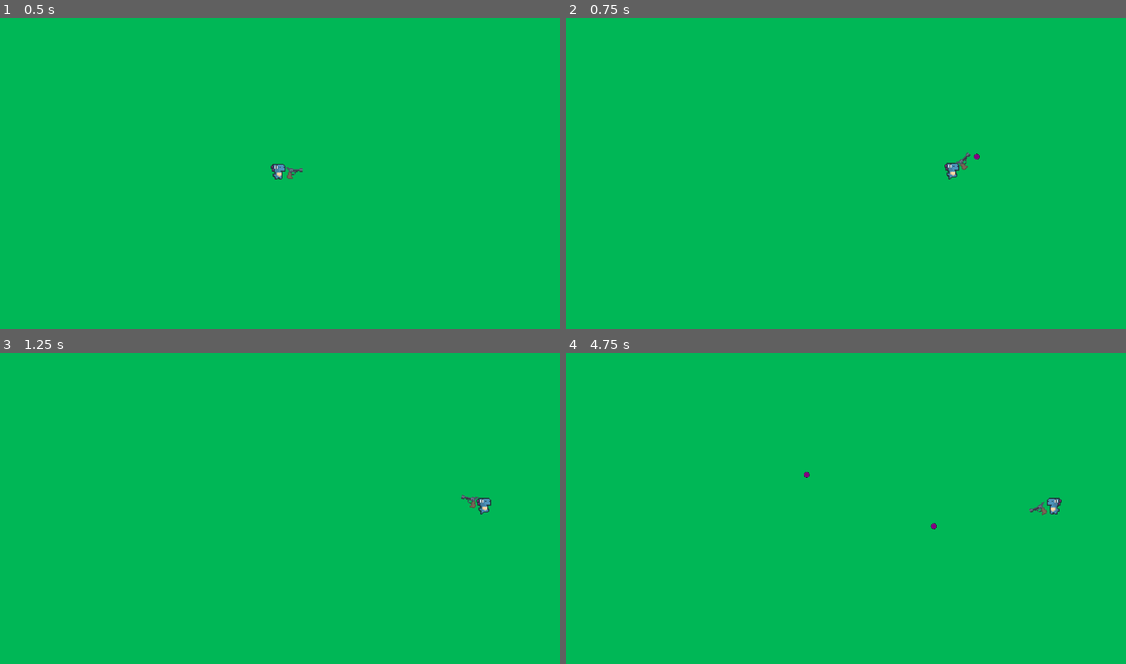
Above: before the commit, frames 1-4 (two rows, left to right).
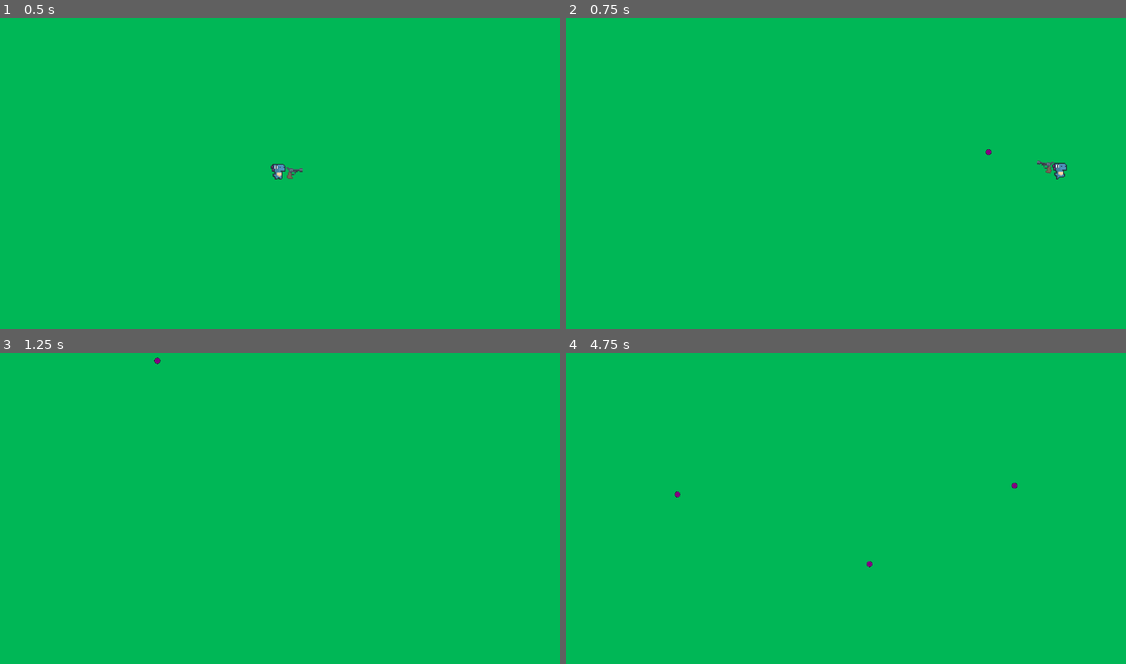
Above: after the commit, the same moments.

Repository: zeezer-xd/Hungry-Cheetah
Game: Godot game, scene res://Scenes/game_scene.tscn
Two runs of this game, one before a commit and one after it. Both use one fixed random seed, a clock stepped at 60 frames per second and the inputs below.
Inputs (mouse positions are in pixels of both pictures, inside the frame that each line leads up to):
- Up to frame 1 (0.5 s): no input
- Up to frame 2 (0.75 s): move the mouse to (969, 154) at 0.52 s; hold D (move_right) from 0.53 s (still down); tap Space (dash) at 0.6 s; click (969, 154) at 0.67 s
- Up to frame 3 (1.25 s): keep holding D (move_right)
- Up to frame 4 (4.75 s): release D (move_right) at 1.25 s; drag from (734, 520) to (818, 567) at 1.27 s; move the mouse to (902, 436) at 2.02 s; hold D (move_right) 2.03-2.75 s; tap Space (dash) at 2.1, 3.6 s; click (902, 436) at 2.17 s; tap Enter at 2.75 s; drag from (818, 567) to (678, 458) at 2.77 s; move the mouse to (1014, 552) at 3.52 s; hold A (move_left) 3.53-4.25 s; click (1014, 552) at 3.67 s; drag from (678, 458) to (834, 598) at 4.27 s

Frame 1 is identical in both runs. In frame 2, 0.4% of the frame differs, in the area x 67-90%, y 42-52%; in frame 3, 0.2%; in frame 4, 0.3%.

Commit message:
qwertyuiop

Diff:
--- a/Scenes/player.tscn
+++ b/Scenes/player.tscn
@@ -95,6 +95,7 @@
 
 [node name="player" type="CharacterBody2D" groups=["player"]]
 script = ExtResource("1_cvnsp")
+walk_speed = 400.0
 immunity_time = 5.01
 
 [node name="sprite" type="AnimatedSprite2D" parent="."]
--- a/Scripts/gun.gd
+++ b/Scripts/gun.gd
@@ -11,6 +11,7 @@
 @export var mag_size: int = 12          # how many bullets before reload
 @export var reload_time: float = 3.0    # reload delay in seconds
 var bullets_left: int                   # how many bullets are currently in mag
+var right_click_was_pressed = false
 
 func _ready() -> void:
 	bullets_left = mag_size   # start with a full magazine
@@ -34,6 +35,14 @@
 		start_shooting()
 	elif not Input.is_action_pressed("shoot") and shooting:
 		shooting = false
+
+	if Input.is_mouse_button_pressed(MOUSE_BUTTON_RIGHT):
+		if not right_click_was_pressed:
+			right_click_was_pressed = true
+			reload()
+			print("Reloading...")
+	else:
+		right_click_was_pressed = false
 
 
 func start_shooting() -> void:
